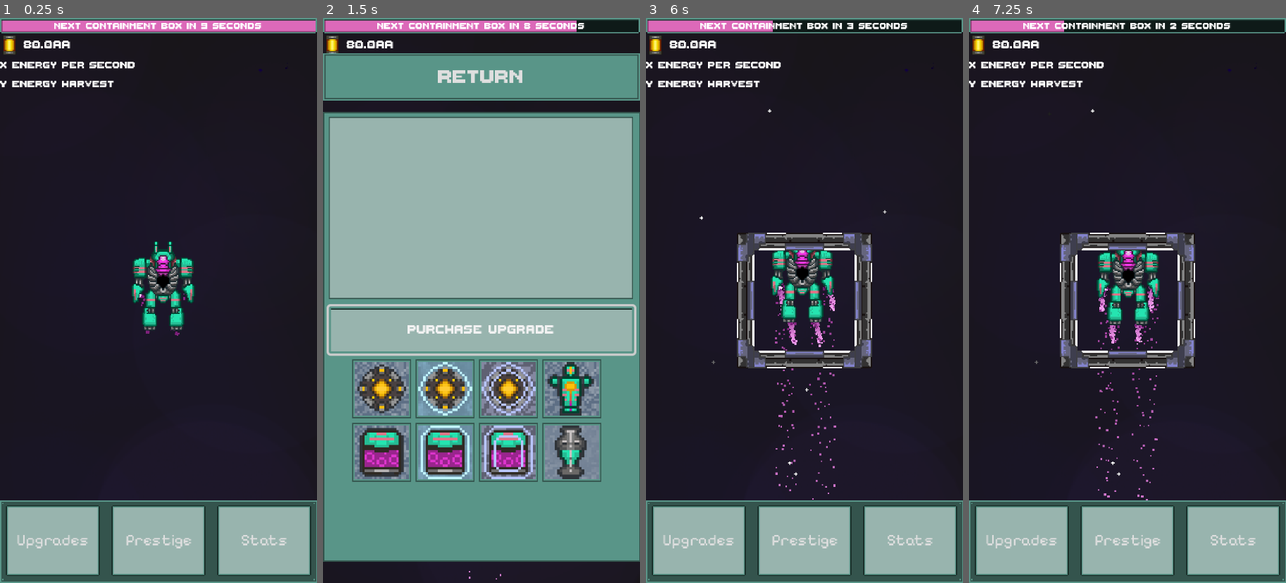
Above: before the commit, frames 1-4 (left to right).
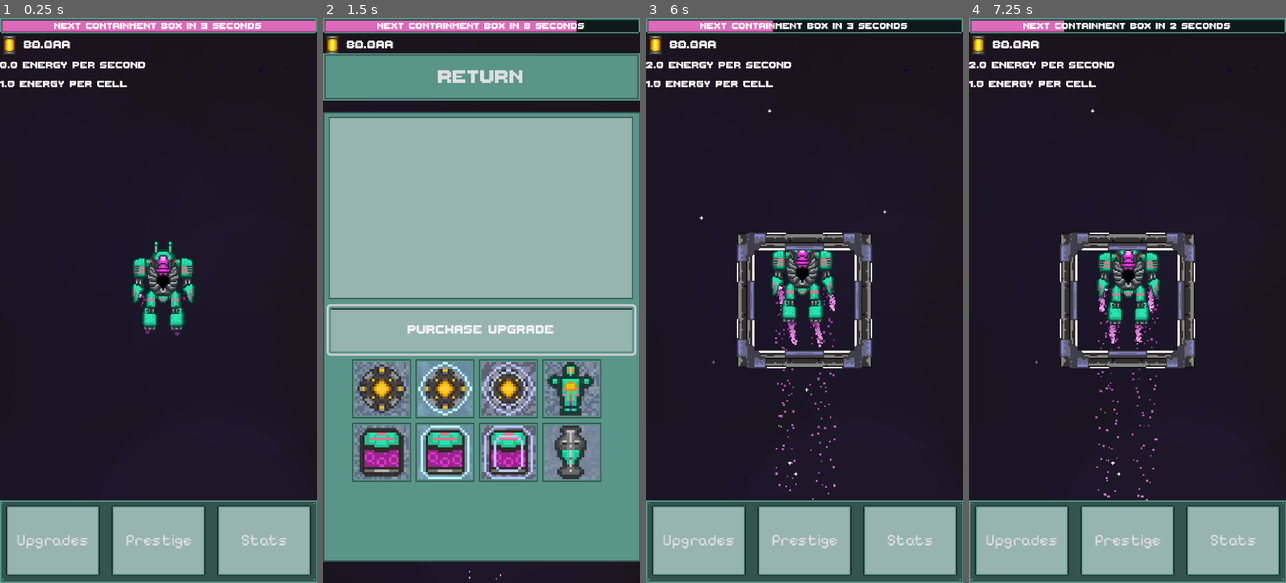
Above: after the commit, the same moments.

Repository: MightyPossum/Kabal-GameJam-2025
Game: Godot game, scene res://assets/scenes/GameScene.tscn
Two runs of this game, one before a commit and one after it. Both use one fixed random seed, a clock stepped at 60 frames per second and the inputs below.
Inputs (mouse positions are in pixels of both pictures, inside the frame that each line leads up to):
- Up to frame 1 (0.25 s): no input
- Up to frame 2 (1.5 s): click "Upgrades" at 0.5 s; click "Purchase Upgrade" at 1.25 s
- Up to frame 3 (6 s): click (706, 390) at 2.02 s; click "Purchase Upgrade" at 2.75 s; click (706, 390) at 3.52 s; click "Purchase Upgrade" at 4.25 s; click (706, 390) at 5.02 s; click "Return" at 5.75 s
- Up to frame 4 (7.25 s): click "Prestige" at 6.5 s

The runs differ from the first frame. In frame 1, 0.7% of the frame differs, in the area x 0-46%, y 7-13%; in frame 2, nothing differs; in frame 3, 0.7%; in frame 4, 0.7%.

Commit message:
some ui stuffs

Diff:
--- a/assets/scenes/ux.gd
+++ b/assets/scenes/ux.gd
@@ -3,6 +3,8 @@
 @export var energy_label : Label
 @export var wave_progress : TextureProgressBar
 @export var wave_label : Label
+@export var EPS_label : Label
+@export var Harvest_label : Label
 
 var previous_wave_number : int = -1
 var current_wave_time : float = 0.0
@@ -33,6 +35,16 @@
 		energy_label.text = GLOBAL.ENERGY_STRING
 	else:
 		energy_label.text = "0"
+
+	if GLOBAL.ENERGY_PER_SECOND:
+		EPS_label.text = "%s Energy Per Second" % [GLOBAL.ENERGY_PER_SECOND.toAA()]
+	else:
+		EPS_label.text = "0 Energy Per Second"
+
+	if GLOBAL.ENERGY_PER_CELL:
+		Harvest_label.text = "%s Energy Per Cell" % [GLOBAL.ENERGY_PER_CELL.toAA()]
+	else:
+		Harvest_label.text = "0 Energy Per Cell"
 
 	# Check if wave number has changed (new wave started)
 	if GLOBAL.WAVE_NUMBER != previous_wave_number:
--- a/assets/scenes/ux.tscn
+++ b/assets/scenes/ux.tscn
@@ -102,7 +102,7 @@
 texture_margin_right = 5.0
 texture_margin_bottom = 5.0
 
-[node name="Ux" type="Control" node_paths=PackedStringArray("energy_label", "wave_progress", "wave_label")]
+[node name="Ux" type="Control" node_paths=PackedStringArray("energy_label", "wave_progress", "wave_label", "EPS_label", "Harvest_label")]
 layout_mode = 3
 anchors_preset = 15
 anchor_right = 1.0
@@ -113,6 +113,8 @@
 energy_label = NodePath("gameMenu/dataMenu/EnergyData/VBoxContainer/TotalEnergy/energylabel")
 wave_progress = NodePath("gameMenu/dataMenu/TextureProgressBar")
 wave_label = NodePath("gameMenu/dataMenu/TextureProgressBar/Label")
+EPS_label = NodePath("gameMenu/dataMenu/EnergyData/VBoxContainer/EPS")
+Harvest_label = NodePath("gameMenu/dataMenu/EnergyData/VBoxContainer/EPC")
 
 [node name="gameMenu" type="MarginContainer" parent="."]
 layout_mode = 1
